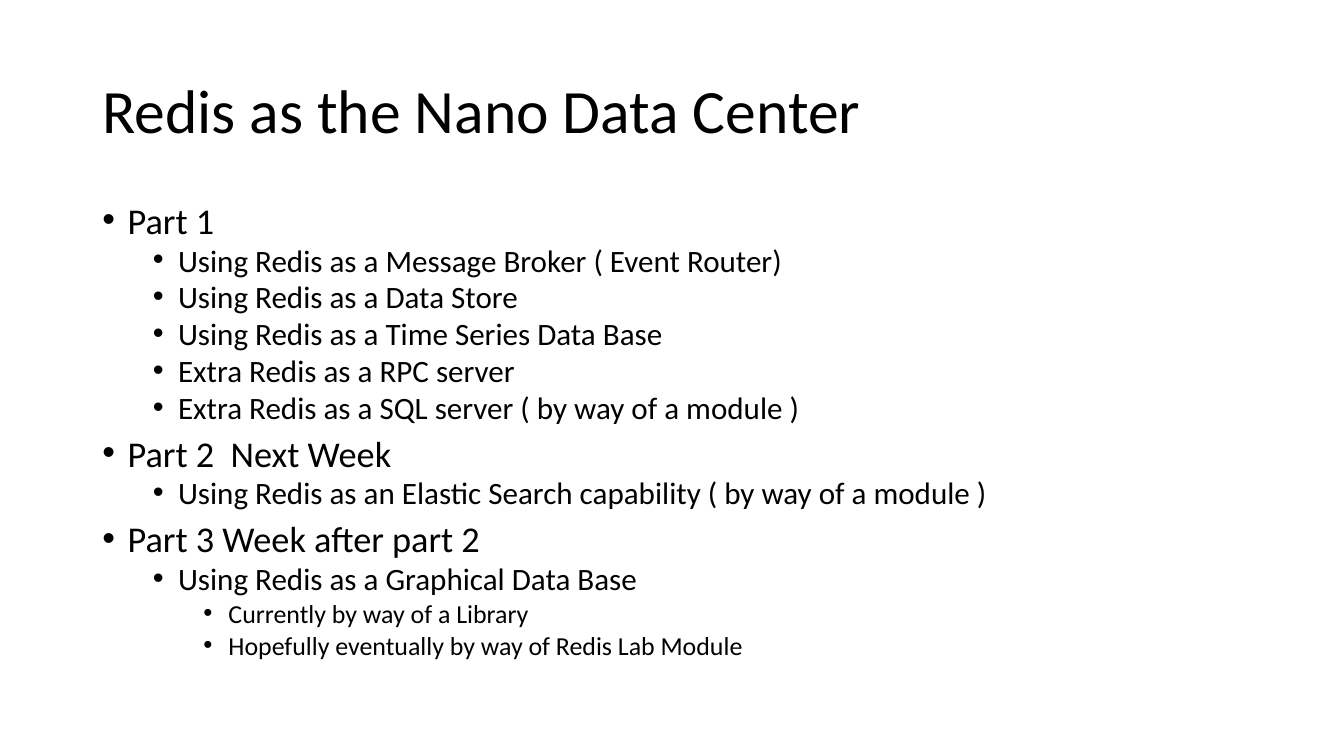
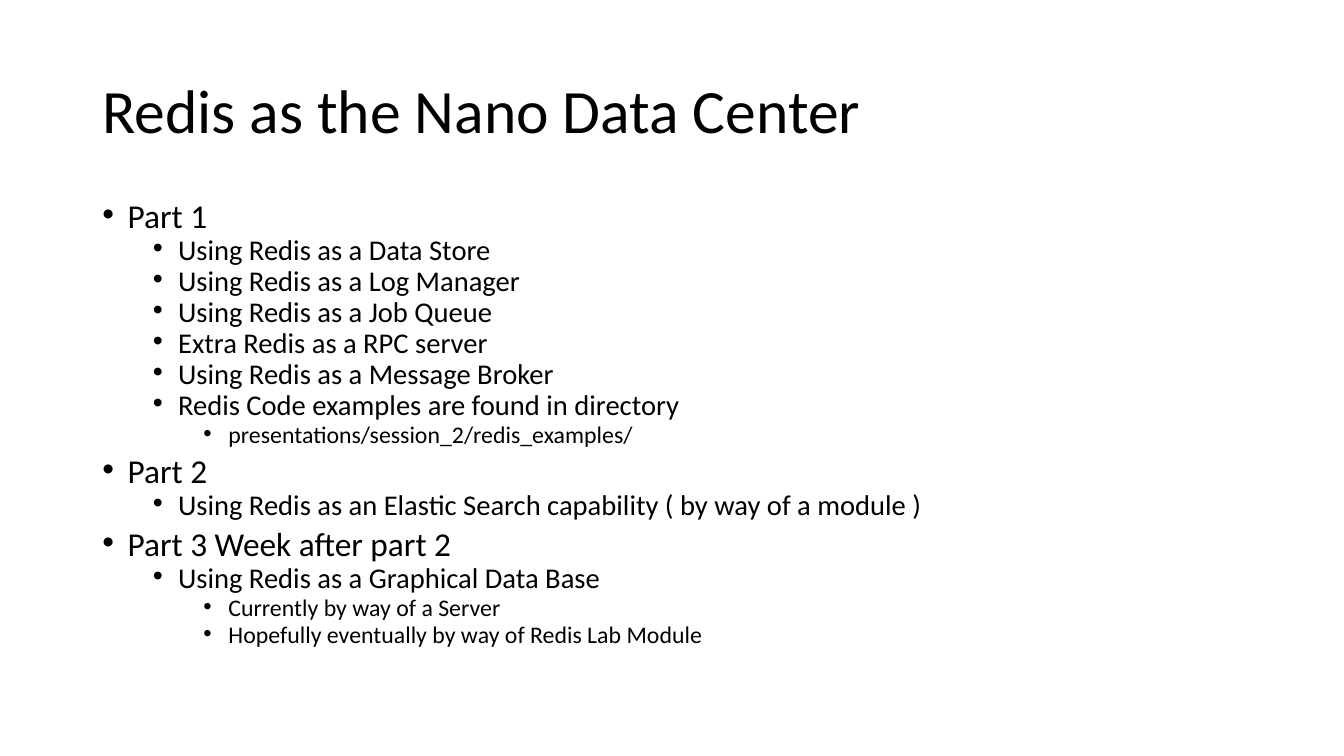
Before and after one commit to NanoDataCenter/nano_data_center, a slide deck: slide 9 of presentations/session_2/Redis Data Base.pptx (slide 10 before the commit). Drawn at 1344x756 pixels with LibreOffice and Linux fonts; fonts in the diff are those of the drawing. Boxes give left, top, right and bottom in pixels: in the first picture for what was removed or moved away, otherwise in the second. Text is boxed around its words. In the diff, an @@ line names an element or a change of style, - is before the commit and + after.

```diff
--- a/presentations/session_2/Redis Data Base.pptx
+++ b/presentations/session_2/Redis Data Base.pptx
@@ text at (128, 206, 906, 647): size 25.9 to 23.8 pt in "Part 1", "Part 3 Week after part 2"; size 22.2 to 20.4 pt in "Using Redis as a Data Store", "Extra Redis as a RPC server", "Using Redis as an Elastic Search capability ...", "Using Redis as a Graphical Data Base"; size 18.5 to 17 pt in "Hopefully eventually by way of Redis Lab ..."; line spacing 0.8 to 0.7 @@
@@ text at (178, 249, 782, 278): paragraph removed @@
-  • Using Redis as a Message Broker ( Event Router)
@@ text at (178, 271, 520, 327): text changed; size 22.2 to 20.4 pt @@
-  • Using Redis as a Time Series Data Base
+  • Using Redis as a Log Manager
+  • Using Redis as a Job Queue
@@ text at (128, 364, 679, 484): text changed; size 22.2 to 20.4 pt @@
-  • Extra Redis as a SQL server ( by way of a module )
-• Part 2 Next Week
+  • Using Redis as a Message Broker
+  • Redis Code examples are found in directory
+    • presentations/session_2/redis_examples/
+• Part 2
@@ text at (228, 599, 500, 620): text changed; size 18.5 to 17 pt @@
-    • Currently by way of a Library
+    • Currently by way of a Server
```
Also in this commit, not shown: 4 other slides changed, 17 slides added, 15 slides removed, 19 other files.
